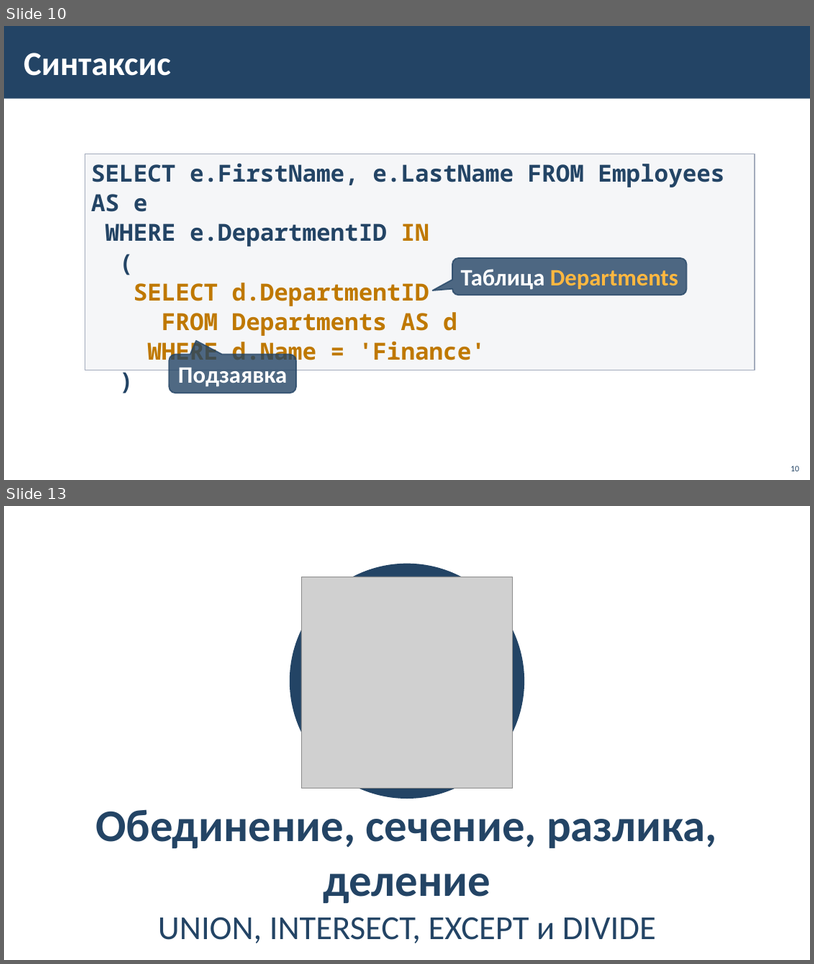
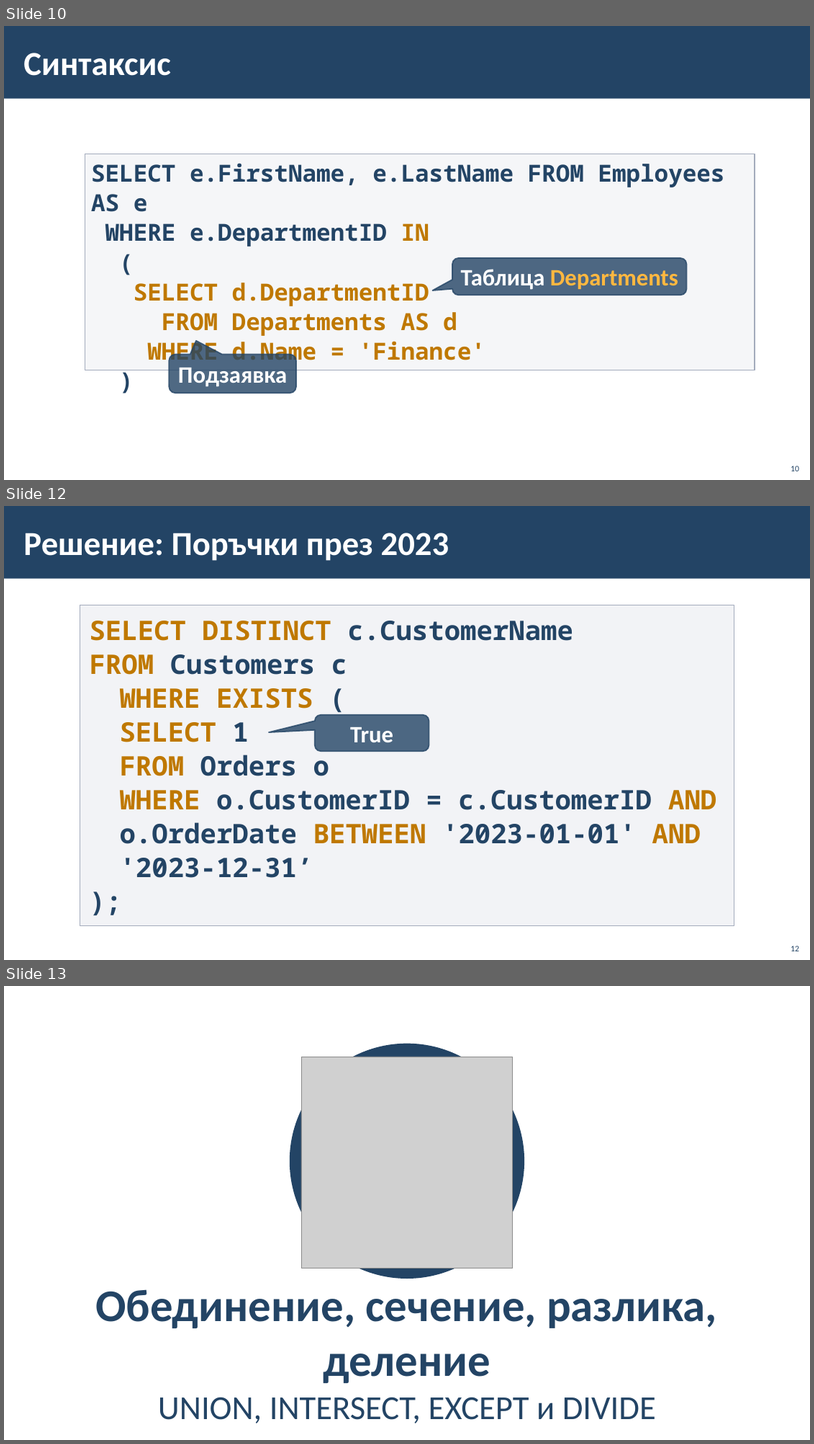
Before and after one commit to BG-IT-Edu/School-Programming, a slide deck: Courses/Software-Sciences/Module-3-Databases-New/10-Complex-Joins-and-Subqueries/10-Complex-Joins-and-Subqueries.pptx. Shown one above the other, each under a label of ours: slides 10 and 13 before the commit, slides 10, 12 and 13 after it; the slides between them are not shown. The pictures are 814x964 and 814x1444 pixels, drawn with LibreOffice and Linux fonts; fonts in the diff are those of the drawing; grey boxes stand for pictures; background and template pictures are left out. Boxes give left, top, right and bottom in pixels: in the first picture for what was removed or moved away, otherwise in the second. Text is boxed around its words. In the diff, an @@ line names an element or a change of style, - is before the commit and + after.

```diff
--- a/Courses/Software-Sciences/Module-3-Databases-New/10-Complex-Joins-and-Subqueries/10-Complex-Joins-and-Subqueries.pptx
+++ b/Courses/Software-Sciences/Module-3-Databases-New/10-Complex-Joins-and-Subqueries/10-Complex-Joins-and-Subqueries.pptx
@@ slide 12 added at [4,506,810,960], background #FFFFFF; not listed: 1 template element that a slide beside it also shows @@
@@ title added at [23,533,449,561], 40 pt, text #FFFFFF, bold @@
+Решение: Поръчки през 2023
@@ rectangle added at [80,605,734,925], fill #C2C7D2 at 20% opacity, outline #A3ABBC 1 pt, 32 pt, text #234465, bold @@
+SELECT DISTINCT c.CustomerName
+FROM Customers c
+  WHERE EXISTS (
+  SELECT 1
+  FROM Orders o
+  WHERE o.CustomerID = c.CustomerID AND o.OrderDate BETWEEN '2023-01-01' AND '2023-12-31’
+);
@@ rounded speech box added at [315,715,430,751], fill #234465 at 80% opacity, outline #234465 1.5 pt, 28 pt, text #FFFFFF, bold @@
+True
@@ page number added at [791,945,800,951], 10 pt, text #234465 @@
+12
```
Also in this commit, not shown: 1 slide changed, 1 slide removed.
